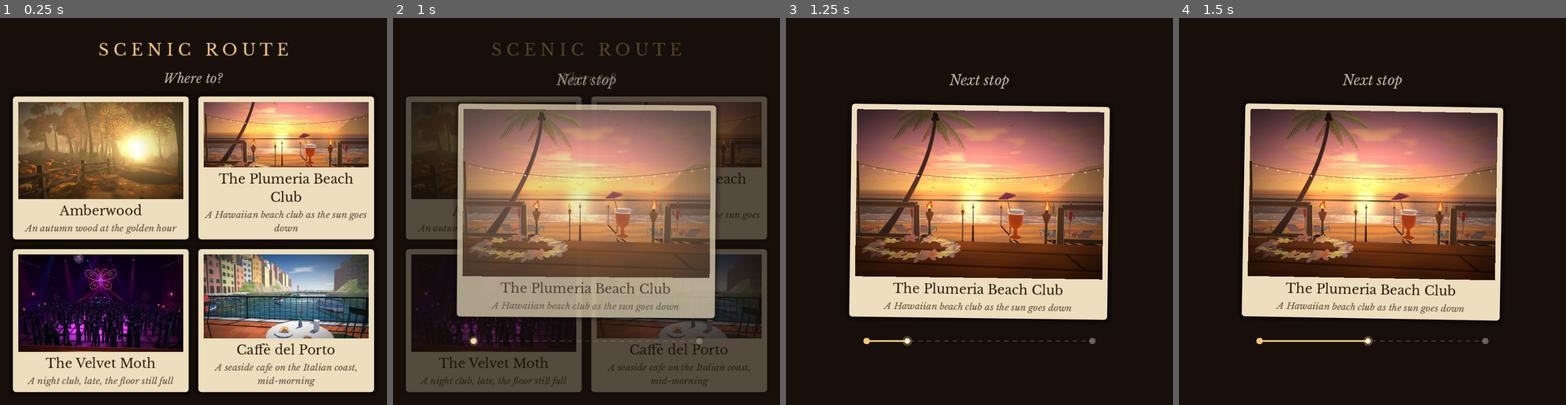
Above: before the commit, frames 1-4 (left to right).
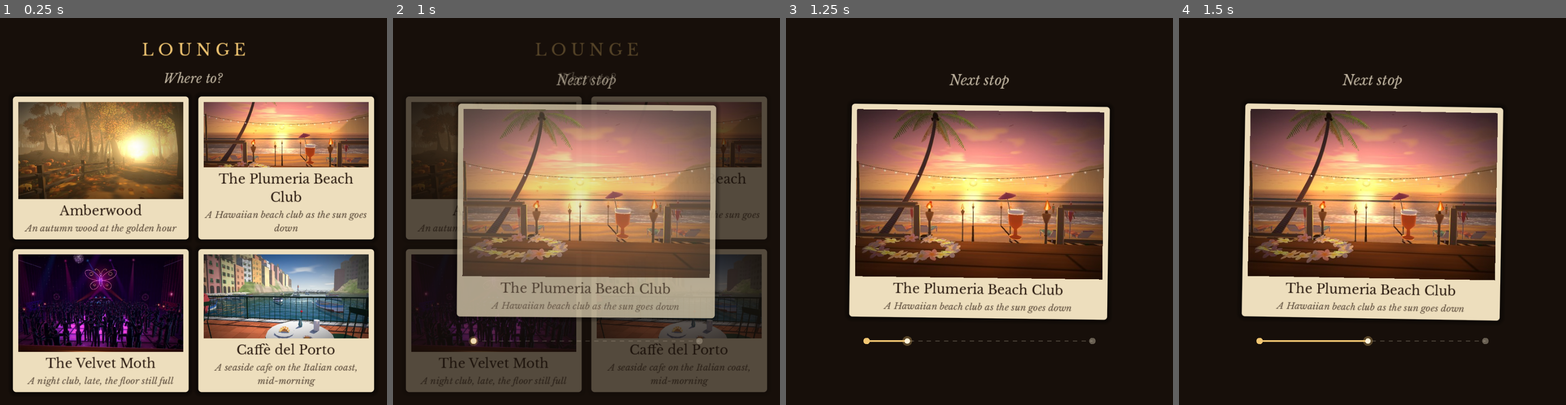
Above: after the commit, the same moments.

Repository: Sclondon/ScenicRoute
Game: Godot game, scene res://scenes/main.tscn
The game is run twice, just before and just after one commit, with the same random seed, the same clock (stepped at 60 frames per second) and the same inputs.
Inputs (mouse positions are in pixels of both pictures, inside the frame that each line leads up to):
- Up to frame 1 (0.25 s): no input
- Up to frame 2 (1 s): tap Enter at 0.5 s; move the mouse to (671, 192) at 0.52 s; hold Right (ui_right) from 0.53 s (still down); tap Alt at 0.6 s; click (671, 192) at 0.67 s; tap Space at 0.77 s
- Up to frame 3 (1.25 s): keep holding Right (ui_right); tap Space at 1.07 s
- Up to frame 4 (1.5 s): release Right (ui_right) at 1.25 s; drag from (1295, 230) to (1353, 288) at 1.27 s

The runs differ from the first frame. In frame 1, 0.7% of the frame differs, in the area x 25-75%, y 6-10%; in frame 2, 0.5%; in frame 3, nothing differs; in frame 4, nothing differs.

Commit message:
Rename to Lounge
Co-Authored-By: Claude Opus 5.5 <noreply@anthropic.com>
Claude-Session: https://claude.ai/code/session_015QTKPaFFhWEZskCemuvnwW

Diff:
--- a/project.godot
+++ b/project.godot
@@ -10,7 +10,7 @@
 
 [application]
 
-config/name="Scenic Route"
+config/name="Lounge"
 config/description="A lounge on the line out of Wayside Station: pay a few tickets and sit a while somewhere beautiful."
 run/main_scene="res://scenes/main.tscn"
 config/features=PackedStringArray("4.7", "GL Compatibility")
--- a/scripts/main.gd
+++ b/scripts/main.gd
@@ -1,5 +1,5 @@
 extends Node
-## Scenic Route: scenic places to stand in and look around. It opens on a spread of postcards, one for each
+## Lounge (was Scenic Route): scenic places to stand in and look around. It opens on a spread of postcards, one for each
 ## place (scripts/places.gd); tap one and you are there, and drag to look about. The only thing on screen
 ## while you are there is a little postcard in the corner, to go back to the postcards.
 
@@ -132,7 +132,7 @@
 	column.offset_bottom = -24
 	column.add_theme_constant_override("separation", 18)
 	picker.add_child(column)
-	column.add_child(_label("S C E N I C   R O U T E", SERIF, 30, GOLD))
+	column.add_child(_label("L O U N G E", SERIF, 30, GOLD))
 	column.add_child(_label("Where to?", ITALIC, 24, Color(CREAM, 0.75)))
 	_grid = GridContainer.new()
 	_grid.size_flags_vertical = Control.SIZE_EXPAND_FILL
Not shown, changed: README.md
Not shown, changed: build/index.html
Not shown, changed: build/index.pck
